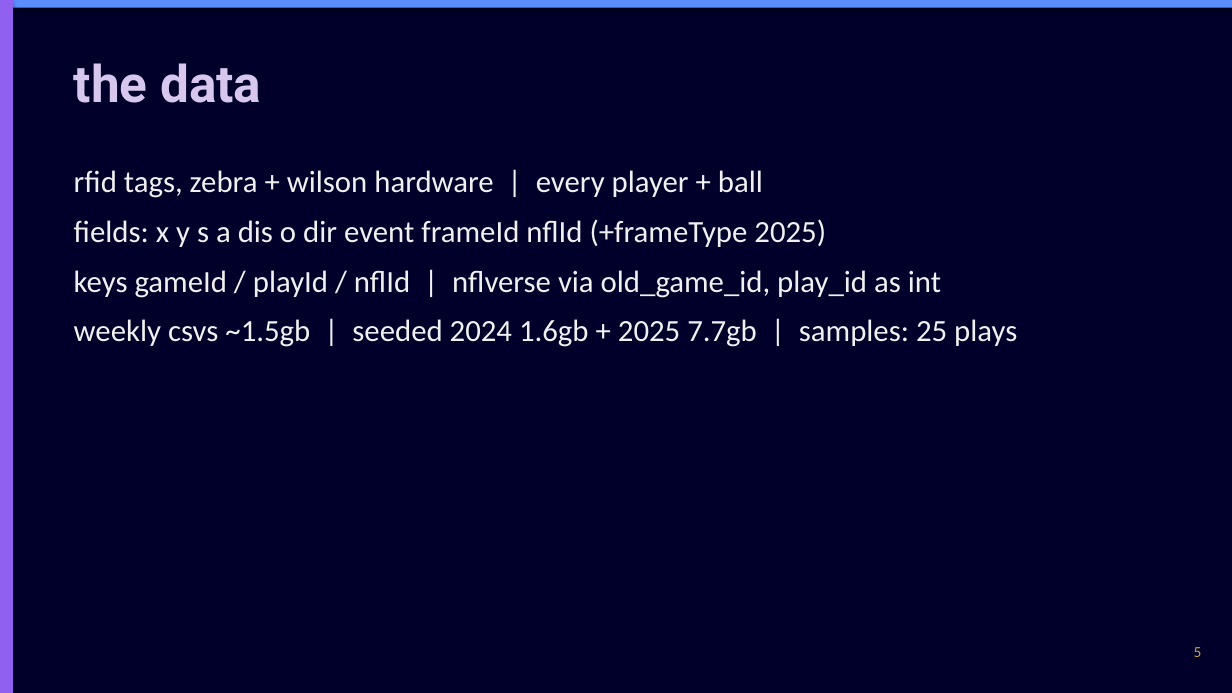
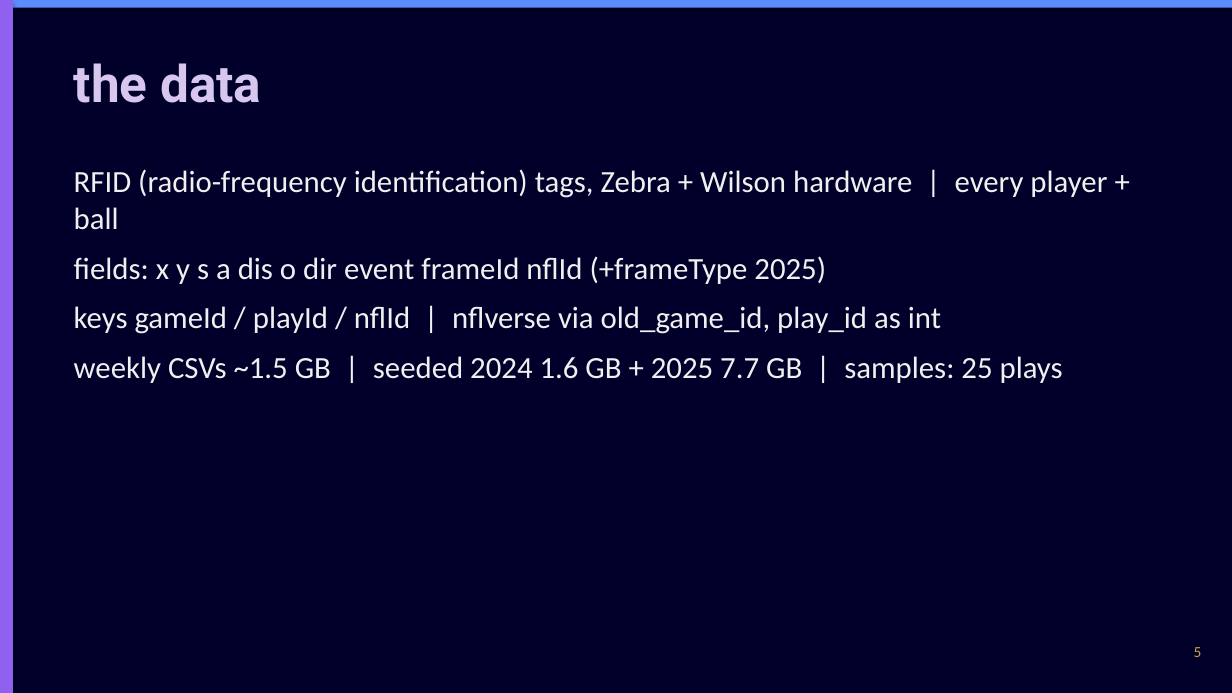
Before and after one commit to chasko-labs/nfl-big-data-bowl-2027, a slide deck: slide 5 of deck/unified.pptx. Drawn at 1232x693 pixels with LibreOffice and Linux fonts; fonts in the diff are those of the drawing. Boxes give left, top, right and bottom in pixels: in the first picture for what was removed or moved away, otherwise in the second. Text is boxed around its words. In the diff, an @@ line names an element or a change of style, - is before the commit and + after.

```diff
--- a/deck/unified.pptx
+++ b/deck/unified.pptx
@@ text at bbox=[74, 169, 1107, 230]: text changed @@
-rfid tags, zebra + wilson hardware | every player + ball
+RFID (radio-frequency identification) tags, Zebra + Wilson hardware | every player + ball
@@ text at bbox=[74, 356, 1063, 383]: text changed @@
-weekly csvs ~1.5gb | seeded 2024 1.6gb + 2025 7.7gb | samples: 25 plays
+weekly CSVs ~1.5 GB | seeded 2024 1.6 GB + 2025 7.7 GB | samples: 25 plays
```
Also in this commit, not shown: 14 other slides changed.
